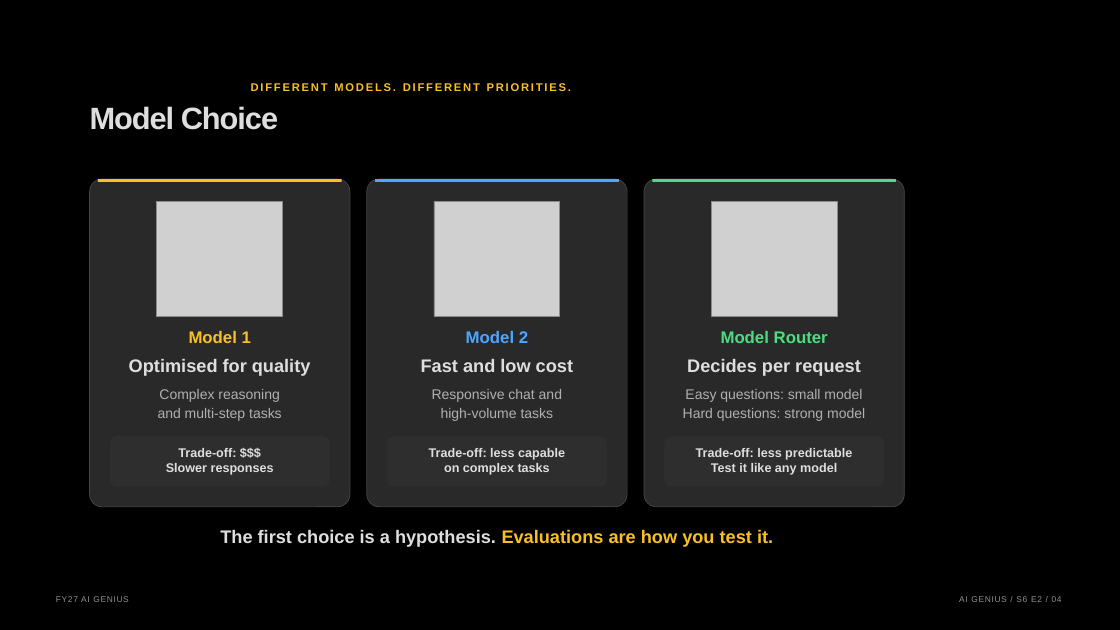
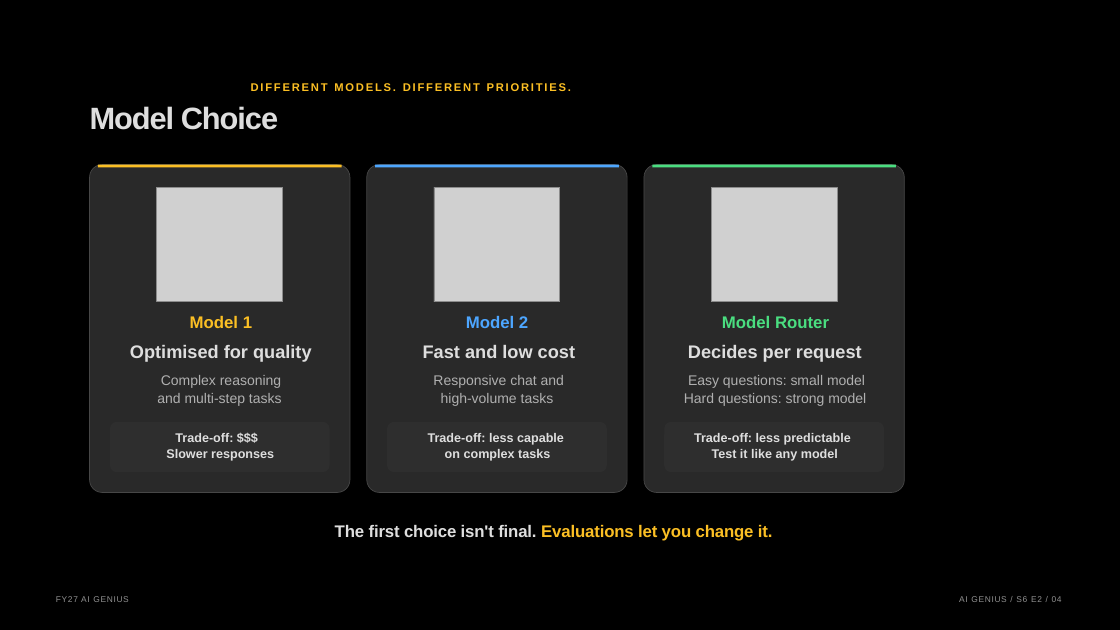
Before and after one commit to graemefoster/FoundryEvalsAndObservability, a slide deck: slide 4 of presentation/presentation.pptx. Drawn at 1120x630 pixels with LibreOffice and Linux fonts; fonts in the diff are those of the drawing; grey boxes stand for pictures; background and template pictures are left out. Boxes give left, top, right and bottom in pixels: in the first picture for what was removed or moved away, otherwise in the second. Text is boxed around its words. In the diff, an @@ line names an element or a change of style, - is before the commit and + after.

```diff
--- a/presentation/presentation.pptx
+++ b/presentation/presentation.pptx
@@ 6 rounded rectangles, 3 lines, 3 pictures: place and size @@
-6 rounded rectangles, 3 lines, 3 pictures at (90, 179, 905, 507)
+6 rounded rectangles, 3 lines, 3 pictures at (90, 165, 905, 492)
@@ alignment centre to left in 18 elements at (684, 393, 866, 406), (130, 345, 312, 362), (688, 345, 862, 362), (688, 375, 865, 388), (694, 433, 851, 445), (423, 345, 575, 358), (428, 433, 564, 445), (433, 375, 564, 388), (157, 393, 282, 406), (712, 449, 838, 461), (161, 375, 281, 388), (441, 393, 554, 406), (722, 316, 829, 328), (166, 449, 274, 461), (445, 449, 550, 461), (175, 433, 233, 442), (466, 316, 528, 328), (190, 316, 252, 328) @@
@@ text "Model 1": place and size @@
-text "Model 1" at (189, 331, 251, 343)
+text "Model 1" at (190, 316, 252, 328)
@@ text "Model 2": place and size @@
-text "Model 2" at (466, 331, 528, 343)
+text "Model 2" at (466, 316, 528, 328)
@@ text "Model Router": place and size @@
-text "Model Router" at (721, 331, 828, 343)
+text "Model Router" at (722, 316, 829, 328)
@@ text "Optimised for quality": place and size @@
-text "Optimised for quality" at (129, 359, 311, 376)
+text "Optimised for quality" at (130, 345, 312, 362)
@@ text "Fast and low cost": place and size @@
-text "Fast and low cost" at (421, 359, 573, 372)
+text "Fast and low cost" at (423, 345, 575, 358)
@@ text "Decides per request": place and size @@
-text "Decides per request" at (687, 359, 861, 376)
+text "Decides per request" at (688, 345, 862, 362)
@@ text "Complex reasoning": place and size @@
-text "Complex reasoning" at (159, 389, 279, 402)
+text "Complex reasoning" at (161, 375, 281, 388)
@@ text "Responsive chat and": place and size @@
-text "Responsive chat and" at (432, 389, 562, 402)
+text "Responsive chat and" at (433, 375, 564, 388)
@@ text "Easy questions: small model": place and size @@
-text "Easy questions: small model" at (685, 389, 862, 402)
+text "Easy questions: small model" at (688, 375, 865, 388)
@@ text "and multi-step tasks": place and size @@
-text "and multi-step tasks" at (158, 408, 282, 421)
+text "and multi-step tasks" at (157, 393, 282, 406)
@@ text "high-volume tasks": place and size @@
-text "high-volume tasks" at (441, 408, 554, 421)
+text "high-volume tasks" at (441, 393, 554, 406)
@@ text "Hard questions: strong model": place and size @@
-text "Hard questions: strong model" at (683, 408, 865, 421)
+text "Hard questions: strong model" at (684, 393, 866, 406)
@@ text "Slower responses": place and size @@
-text "Slower responses" at (166, 463, 274, 475)
+text "Slower responses" at (166, 449, 274, 461)
@@ text "Trade-off: $$$": place and size @@
-text "Trade-off: $$$" at (178, 448, 236, 457)
+text "Trade-off: $$$" at (175, 433, 233, 442)
@@ text "Trade-off: less capable": place and size @@
-text "Trade-off: less capable" at (429, 448, 565, 460)
+text "Trade-off: less capable" at (428, 433, 564, 445)
@@ text "on complex tasks": place and size @@
-text "on complex tasks" at (444, 463, 550, 475)
+text "on complex tasks" at (445, 449, 550, 461)
@@ text "Trade-off: less predictable": place and size @@
-text "Trade-off: less predictable" at (696, 448, 852, 460)
+text "Trade-off: less predictable" at (694, 433, 851, 445)
@@ text "Test it like any model": place and size @@
-text "Test it like any model" at (711, 463, 837, 475)
+text "Test it like any model" at (712, 449, 838, 461)
@@ text at (335, 524, 773, 541): text changed; size 15.6 to 14.4 pt; text colour #DEDEDE to #FBBF24 @@
-The first choice is a hypothesis. Evaluations are how you test it.
+The first choice isn't final. Evaluations let you change it.
```
Also in this commit, not shown: 16 other slides changed, 8 slides added, 2 slides removed, 36 other files.
